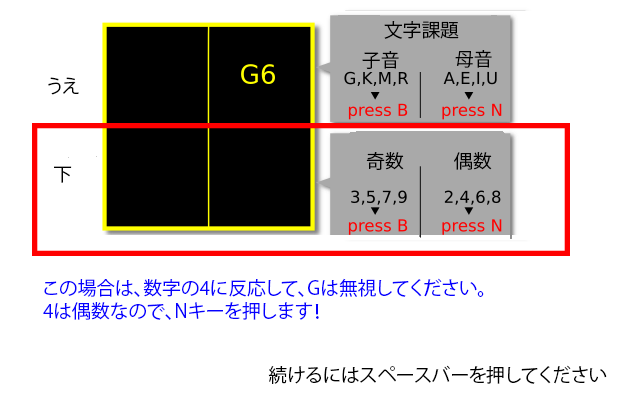
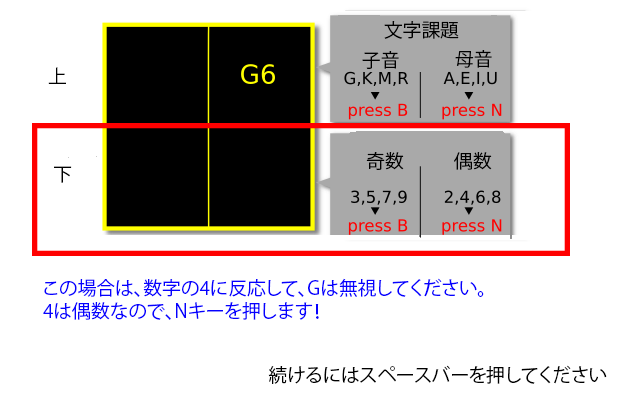
Before/after of a 619 × 396 layered artwork. What changed in the layer stack:
added layer "Layer 5" above "Layer 3" over [48, 67, 79, 93]
painted on "Layer 3" over [48, 77, 79, 95]
